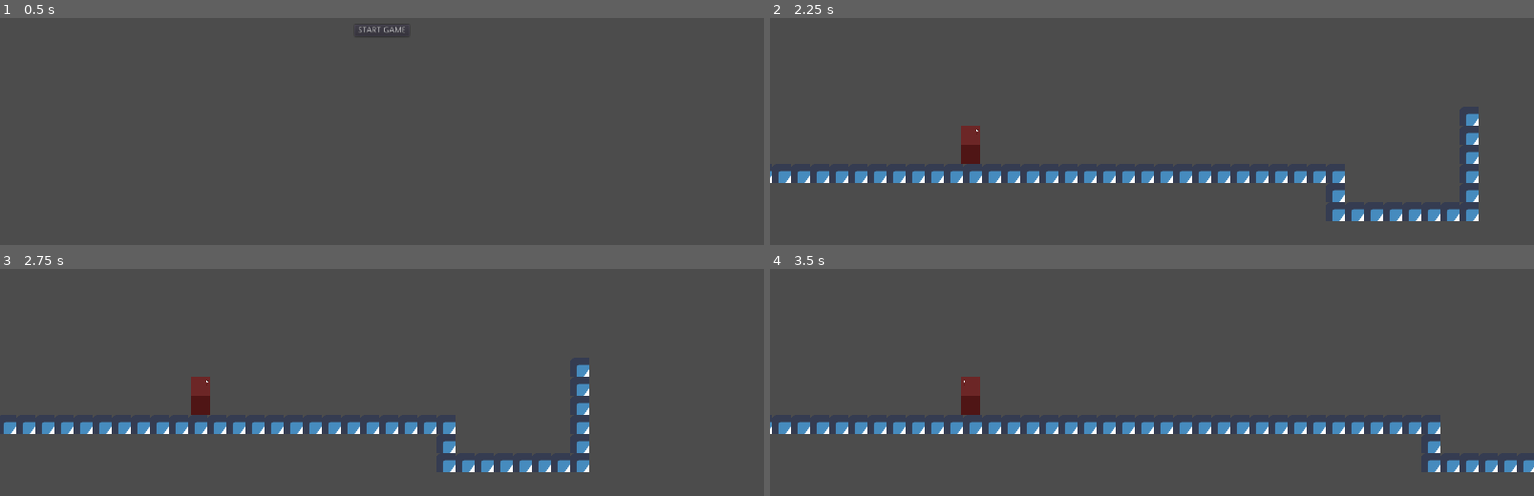
Above: before the commit, frames 1-4 (two rows, left to right).
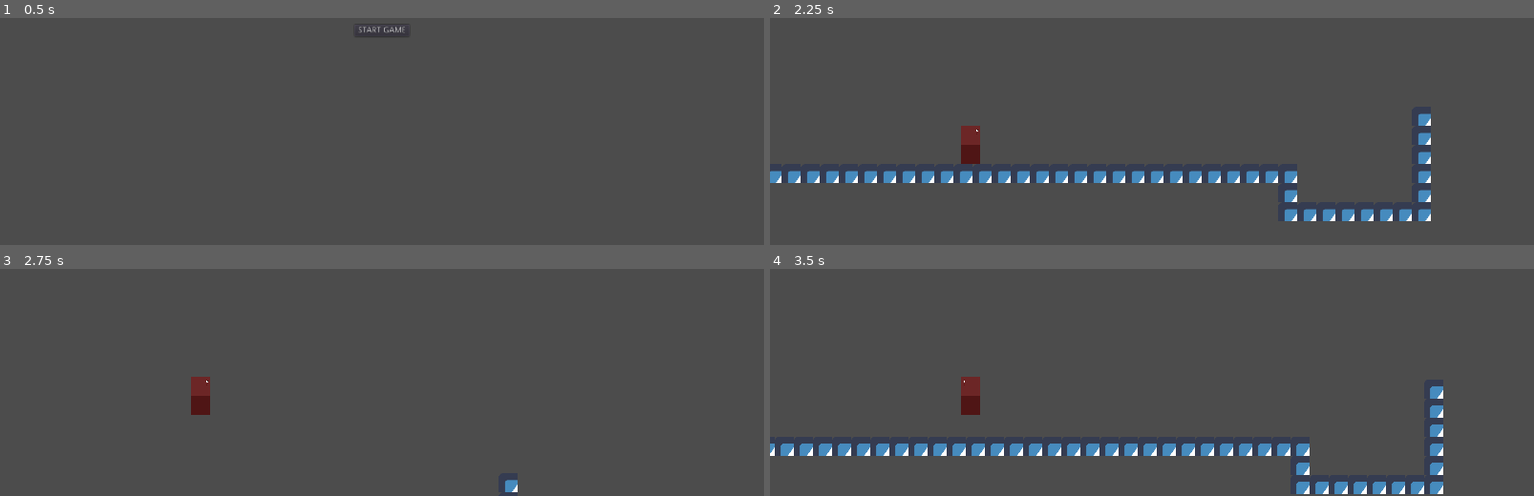
Above: after the commit, the same moments.

Repository: TheSeahorse/GMTK2020
Game: Godot game, scene res://Main.tscn
Two runs of this game, one before a commit and one after it. Both use one fixed random seed, a clock stepped at 60 frames per second and the inputs below. The engine's default icon, where the game draws it, is replaced by a stand-in: a white triangle on a blue panel in a dark square.
Inputs:
- Up to frame 1 (0.5 s): no input
- Up to frame 2 (2.25 s): click "START GAME" at 0.5 s; tap Enter at 1.25 s; hold Q (jump_dash) 1.28-2.03 s; hold Right (move_right) from 1.28 s (still down); tap Q (jump_dash) at 2.1 s
- Up to frame 3 (2.75 s): keep holding Right (move_right); tap Q (jump_dash) at 2.27, 2.57 s
- Up to frame 4 (3.5 s): release Right (move_right) at 2.78 s; hold Left (move_left) from 2.78 s (still down); hold Q (jump_dash) from 2.78 s (still down)

Frame 1 is identical in both runs. In frame 2, 5.7% of the frame differs, in the area x 0-93%, y 42-90%; in frame 3, 3.4%; in frame 4, 7.4%, in the area x 0-100%, y 51-100%.

Commit message:
Add proper dash and jump and doubles

Diff:
--- a/FiftyFifty/Game/Game.gd
+++ b/FiftyFifty/Game/Game.gd
@@ -4,6 +4,7 @@
 onready var Level = preload("res://Game/Level/Level.tscn")
 
 var player
+var player_jumps = 0
 
 func _ready() -> void:
 	set_process_input(true)
@@ -15,19 +16,22 @@
 	add_child(level)
 	level.start_level("One")
 
+func _physics_process(delta):
+	if player.is_on_floor() and player.velocity.y > 0:
+		player_jumps = 2
+	if Input.is_action_pressed("move_left"):
+		player.move(player.Direction.LEFT)
+	if Input.is_action_pressed("move_right"):
+		player.move(player.Direction.RIGHT)
+	if not(Input.is_action_pressed("move_left")) and not(Input.is_action_pressed("move_right")):
+		player.stop()
+
 func _input(event):
-	if event.is_action_pressed("jump_dash") and player.is_on_floor():
-		if randi() % 2 == 0:
-			player.jump()
-		else:
-			player.dash()
-
-	if event.is_action_pressed("move_left"):
-		player.move(player.Direction.LEFT)
-	if event.is_action_pressed("move_right"):
-		player.move(player.Direction.RIGHT)
-
-	if event.is_action_released("move_right") and player.velocity.x > 0:
-		player.stop()
-	if event.is_action_released("move_left") and player.velocity.x < 0:
-		player.stop()
+	if event.is_action_pressed("jump_dash"):
+		print(player_jumps)
+		if player_jumps > 0:
+			if randi() % 2 == 0:
+				player.jump()
+			else:
+				player.dash()
+			player_jumps -= 1
--- a/FiftyFifty/Game/Player/Player.gd
+++ b/FiftyFifty/Game/Player/Player.gd
@@ -5,42 +5,64 @@
 	LEFT,
 }
 
-
+# Final variables
 var GRAVITY = 1500
 var MAX_GRAVITY = 600
 var JUMP_SPEED = -600
-var DASH_SPEED = 100
+var DASH_SPEED = 600
 var MOVE_SPEED = 400
+
+# Movement variables
 var velocity = Vector2.ZERO
+var move_velocity = Vector2.ZERO
+var dash_velocity = Vector2.ZERO
 var direction = Direction.RIGHT
+var dash_start = OS.get_ticks_msec()
+var dash_end = OS.get_ticks_msec()
+var is_dashing = false
 
 func _physics_process(delta):
 	if not(is_on_floor()):
 		velocity.y += GRAVITY * delta
 	if is_on_floor() and velocity.y > 0:
-		velocity.y = 0
+		velocity.y = 1
 	if velocity.y > MAX_GRAVITY:
 		velocity.y = MAX_GRAVITY
+
+	# Dash movement
+	if OS.get_ticks_msec() - dash_start >= 200 and is_dashing:
+		if direction == Direction.RIGHT:
+			dash_velocity.x = 0
+		elif direction == Direction.LEFT:
+			dash_velocity.x = 0
+		is_dashing = false
+
+	velocity.x = move_velocity.x + dash_velocity.x
 	move_and_slide(velocity, Vector2.UP)
 
 func jump():
 	velocity.y = JUMP_SPEED
 
 func dash():
+	is_dashing = true
 	if direction == Direction.RIGHT:
-		position.x += DASH_SPEED
+		dash_velocity.x = DASH_SPEED
 	else:
-		position.x -= DASH_SPEED
+		dash_velocity.x = -DASH_SPEED
+	dash_start = OS.get_ticks_msec()
 
 func move(move_direction):
+	if is_dashing:
+		# Don't change direction while dashing
+		return
 	if move_direction == Direction.LEFT:
-		velocity.x = -MOVE_SPEED
+		move_velocity.x = -MOVE_SPEED
 		direction = Direction.LEFT
 		$Sprite.flip_h = true
 	if move_direction == Direction.RIGHT:
 		direction = Direction.RIGHT
-		velocity.x = MOVE_SPEED
+		move_velocity.x = MOVE_SPEED
 		$Sprite.flip_h = false
 
 func stop():
-	velocity.x = 0
+	move_velocity.x = 0
